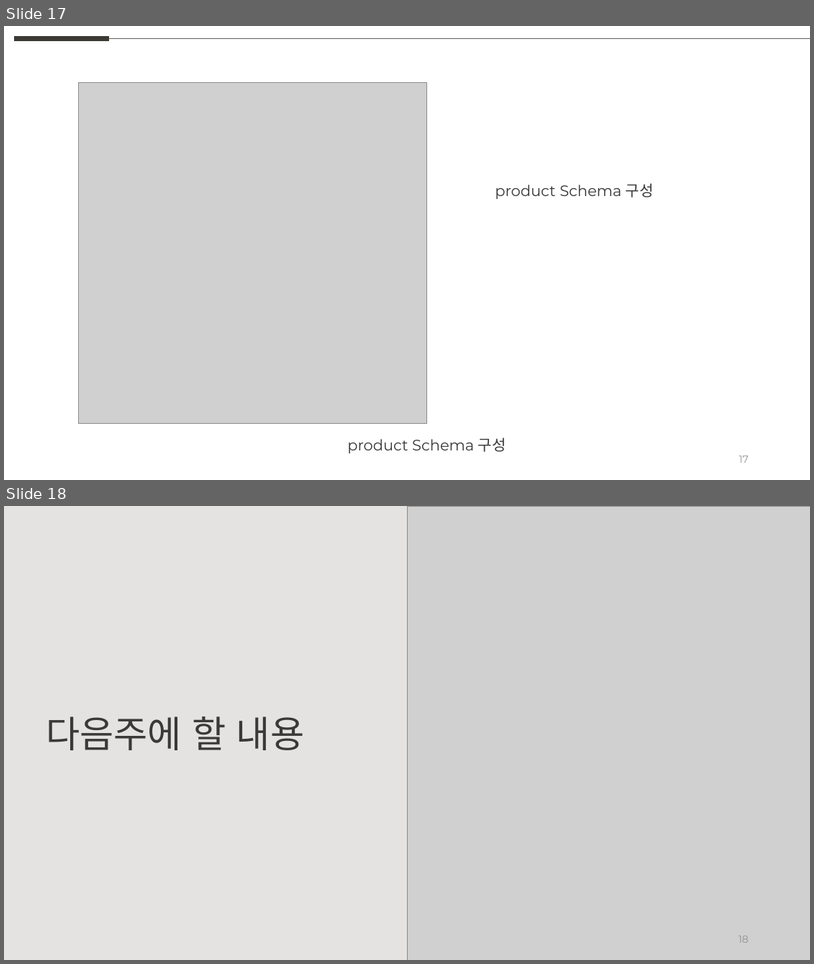
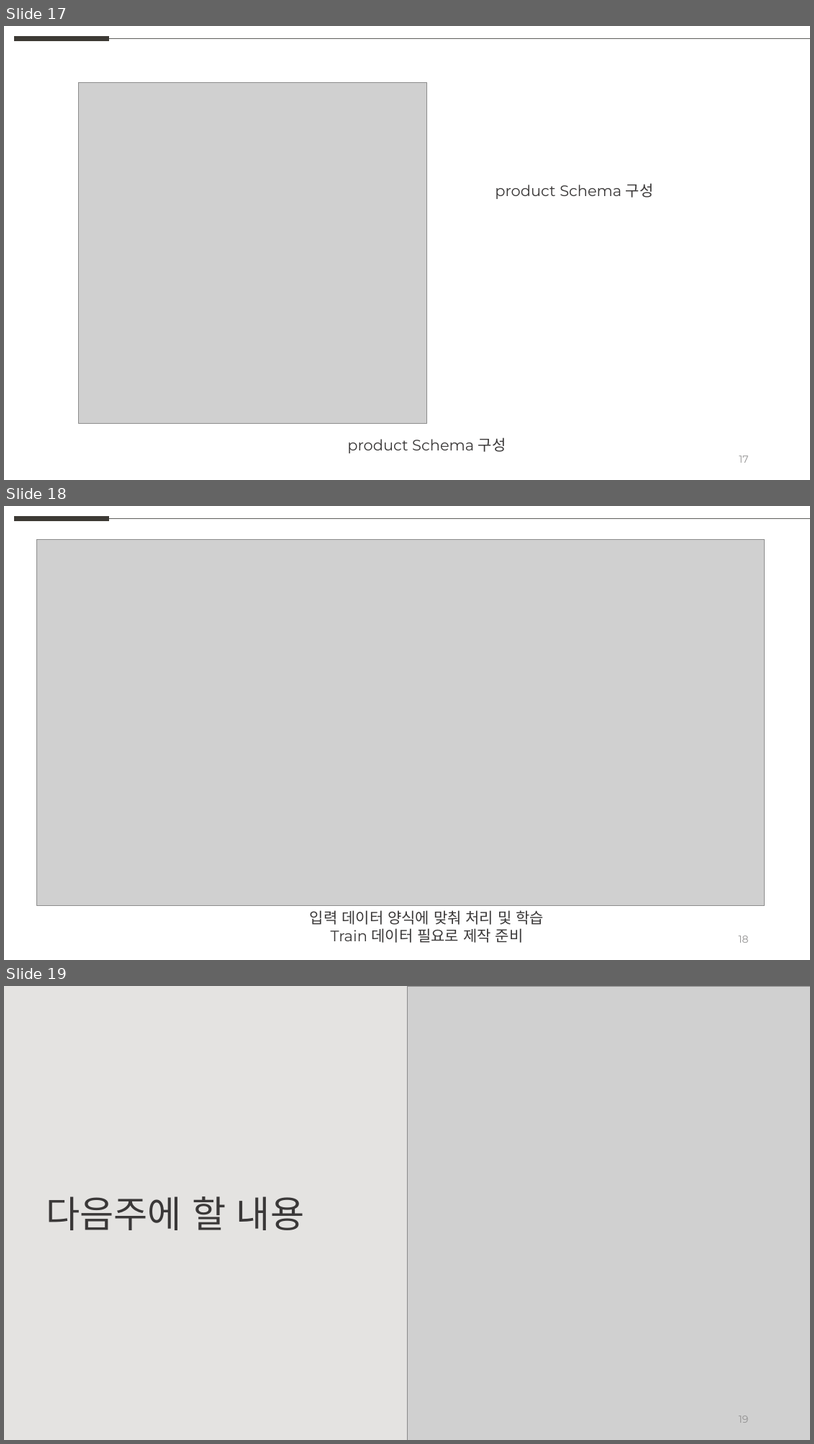
Before and after one commit to weaknessHero/Project_AvatarS, a slide deck: 발표자료/230323/PPT_230323.pptx. Shown one above the other, each under a label of ours: slides 17 and 18 before the commit, slides 17, 18 and 19 after it. The pictures are 814x964 and 814x1444 pixels, drawn with LibreOffice and Linux fonts; fonts in the diff are those of the drawing; grey boxes stand for pictures. Boxes give left, top, right and bottom in pixels: in the first picture for what was removed or moved away, otherwise in the second. Text is boxed around its words. In the diff, an @@ line names an element or a change of style, - is before the commit and + after.

Commit message:
PPT 이재현 파트 입력

```diff
--- a/발표자료/230323/PPT_230323.pptx
+++ b/발표자료/230323/PPT_230323.pptx
@@ slide 18 added at (4,506,810,960), background #FFFFFF @@
@@ line added from (14, 519) to (109, 519), #3D3A35 6 pt @@
@@ line added from (109, 519) to (810, 519), #5F5F5D 0.5 pt @@
@@ picture added at (37,539,765,906) @@
@@ text added at (310,910,544,942), 18 pt, text #3A3838 @@
+입력 데이터 양식에 맞춰 처리 및 학습
+Train 데이터 필요로 제작 준비
@@ page number added at (739,935,749,942), 12 pt, text #919191 @@
+18
@@ what was slide 18 is now slide 19 @@
```
Also in this commit, not shown: 3 slides changed.
